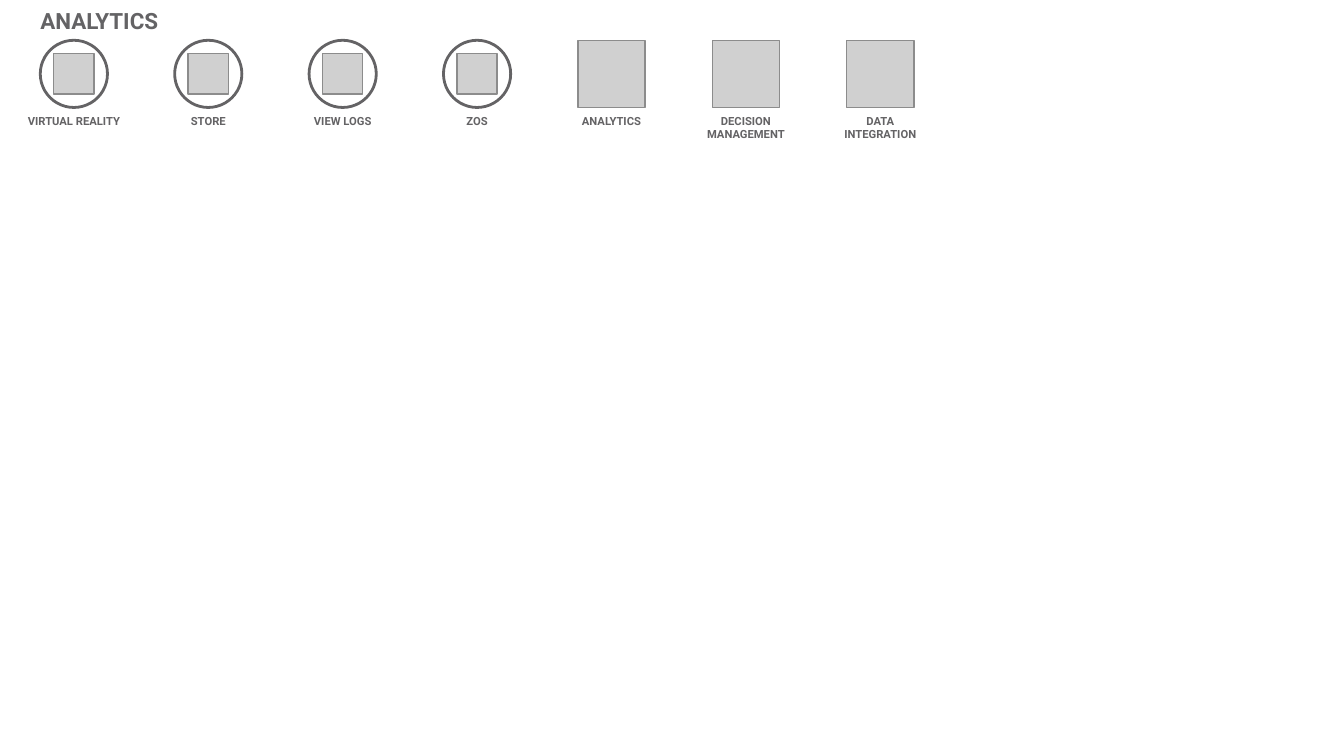
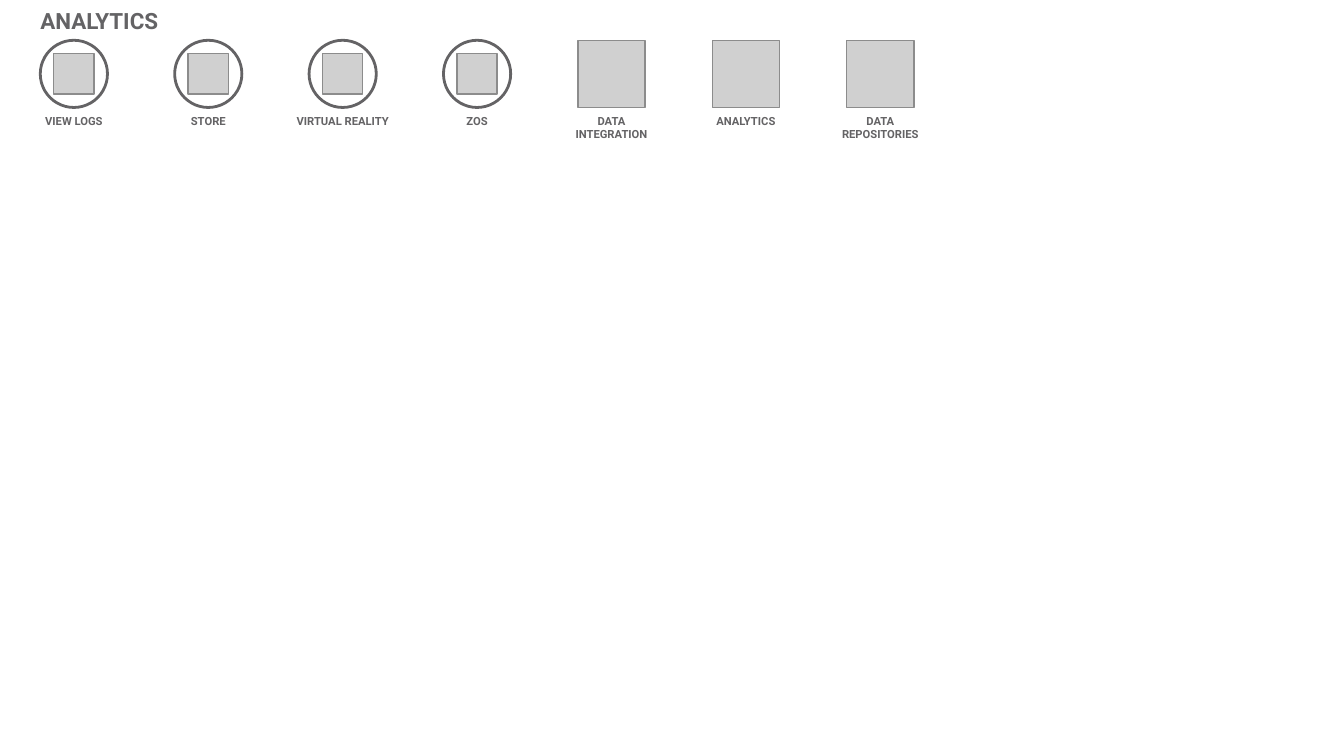
Before and after one commit to l2fprod/myarchitecture, a slide deck: slide 13 of mycatalog-architecture-diagram-template.pptx. Drawn at 1344x756 pixels with LibreOffice and Linux fonts; fonts in the diff are those of the drawing; grey boxes stand for pictures. Boxes give left, top, right and bottom in pixels: in the first picture for what was removed or moved away, otherwise in the second. Text is boxed around its words. In the diff, an @@ line names an element or a change of style, - is before the commit and + after.

```diff
--- a/mycatalog-architecture-diagram-template.pptx
+++ b/mycatalog-architecture-diagram-template.pptx
@@ text at (45,117,103,125): text changed @@
-VIRTUAL REALITY
+VIEW LOGS
@@ text at (297,117,389,125): text changed @@
-VIEW LOGS
+VIRTUAL REALITY
@@ text added at (576,117,648,138), 6 pt, text #646365, bold @@
+DATA INTEGRATION
@@ text "ANALYTICS": place and size @@
-text "ANALYTICS" at (582,117,641,125)
+text "ANALYTICS" at (716,117,775,125)
@@ text removed at (707,117,785,138) @@
-DECISION MANAGEMENT
@@ text at (842,117,919,138): text changed @@
-DATA INTEGRATION
+DATA REPOSITORIES
```
Also in this commit, not shown: 12 other slides changed.
